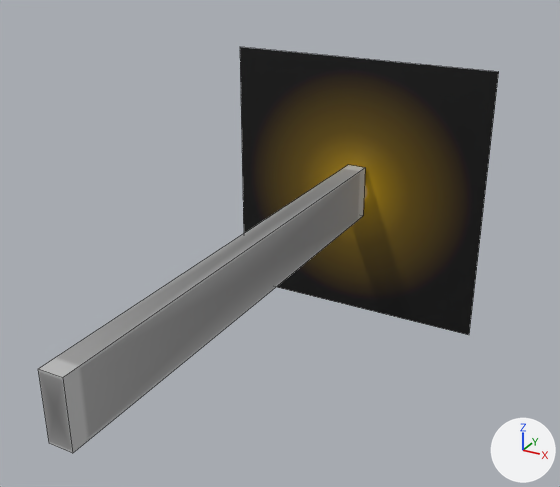
One commit to the Blender file share/shapes/rotc/weapons/assaultrifle/image3.blend: the scene before it, then after it.
Both versions are drawn from a 50 mm lens placed at (1.31, -1.63, 1.03), pointed at (0.14, 0.5, -0.04). Every picture has the same lights, and +X, +Y and +Z are marked at lower right. Mesh edges are drawn as thin lines.

The scene before the commit, as lines of its bpy script (objects in view):
```python
ob_cube = bpy.data.objects.new('Cube', me_cube_035)
ob_cube.location = (-1.25, 1.147, -0.545)
ob_cube.scale = (0.121, 0.121, 0.121)
ob_cube_010 = bpy.data.objects.new('Cube.010', me_cube_040)
ob_cube_010.location = (0.0569, 0.689, -0.146)
ob_cube_010.rotation_euler = (0.0, -1.571, 0.0)  # degrees (0, -90, 0)
ob_cube_010.scale = (0.0402, 0.0574, 0.0402)
ob_lmf = bpy.data.objects.new('lmf', me_muzzleflash1_004)
ob_lmf.location = (0.056, 1.35, -0.179)
ob_lmf.rotation_euler = (1.571, 0.0, 0.0)  # degrees (90, 0, 0)
ob_lmf.scale = (-0.227, -0.227, -0.227)
ob_umf_003 = bpy.data.objects.new('umf.003', me_muzzleflash1_005)
ob_umf_003.location = (0.043, 1.349, -0.131)
ob_umf_003.rotation_euler = (1.571, 0.0, 0.0)  # degrees (90, 0, 0)
ob_umf_003.scale = (-0.227, -0.227, -0.227)
```
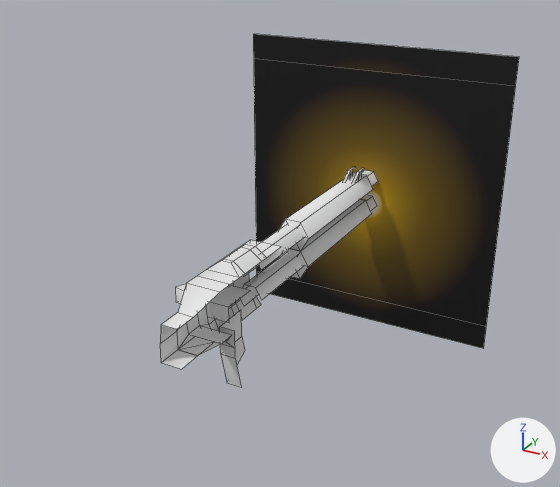
What the commit changed:
Object 'Cube' (ob_cube) moves from (-1.25, 1.147, -0.545) to (-1.194, 1.146, -0.544).
Object 'Cube' (ob_cube) is now shown.
Object 'lmf' (ob_lmf) moves from (0.056, 1.35, -0.179) to (0.112, 1.35, -0.07).
Object 'lmf' (ob_lmf) is now shown.
Object 'Cube.010' (ob_cube_010) is now hidden.
Object 'umf.003' (ob_umf_003) moves from (0.043, 1.349, -0.131) to (0.112, 1.35, -0.178).

Pixel boxes [x1, y1, x2, y2] of what changed, in the pictures (560 x 487 px):
'umf.003', moved
    before: [240, 47, 499, 335]
    after: [254, 59, 516, 348]
'Cube.010', hidden
    before: [38, 165, 365, 453]
'Cube', shown
    after: [160, 167, 378, 387]
'lmf', shown (black)
    after: [253, 34, 519, 193]
